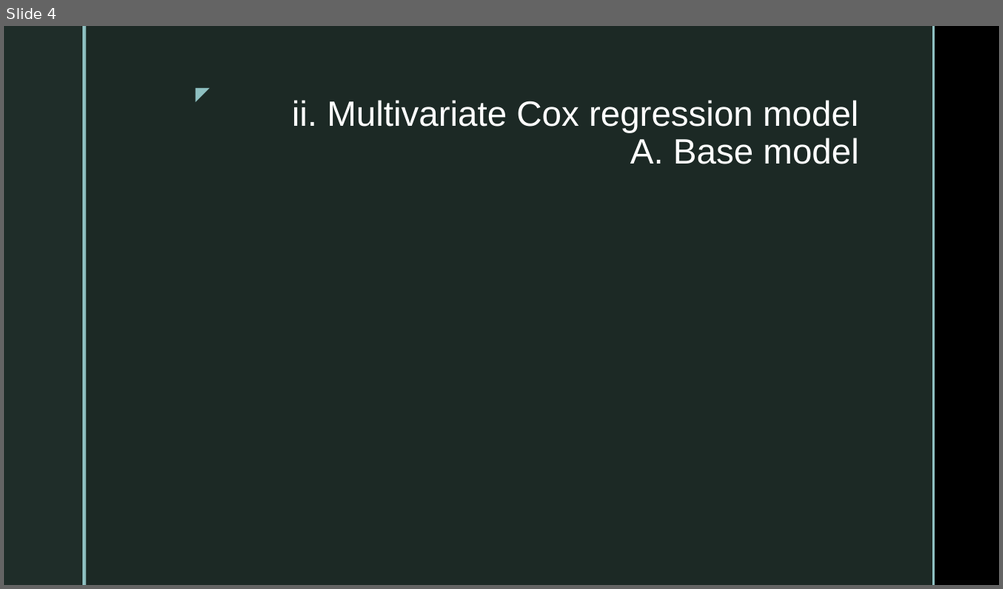
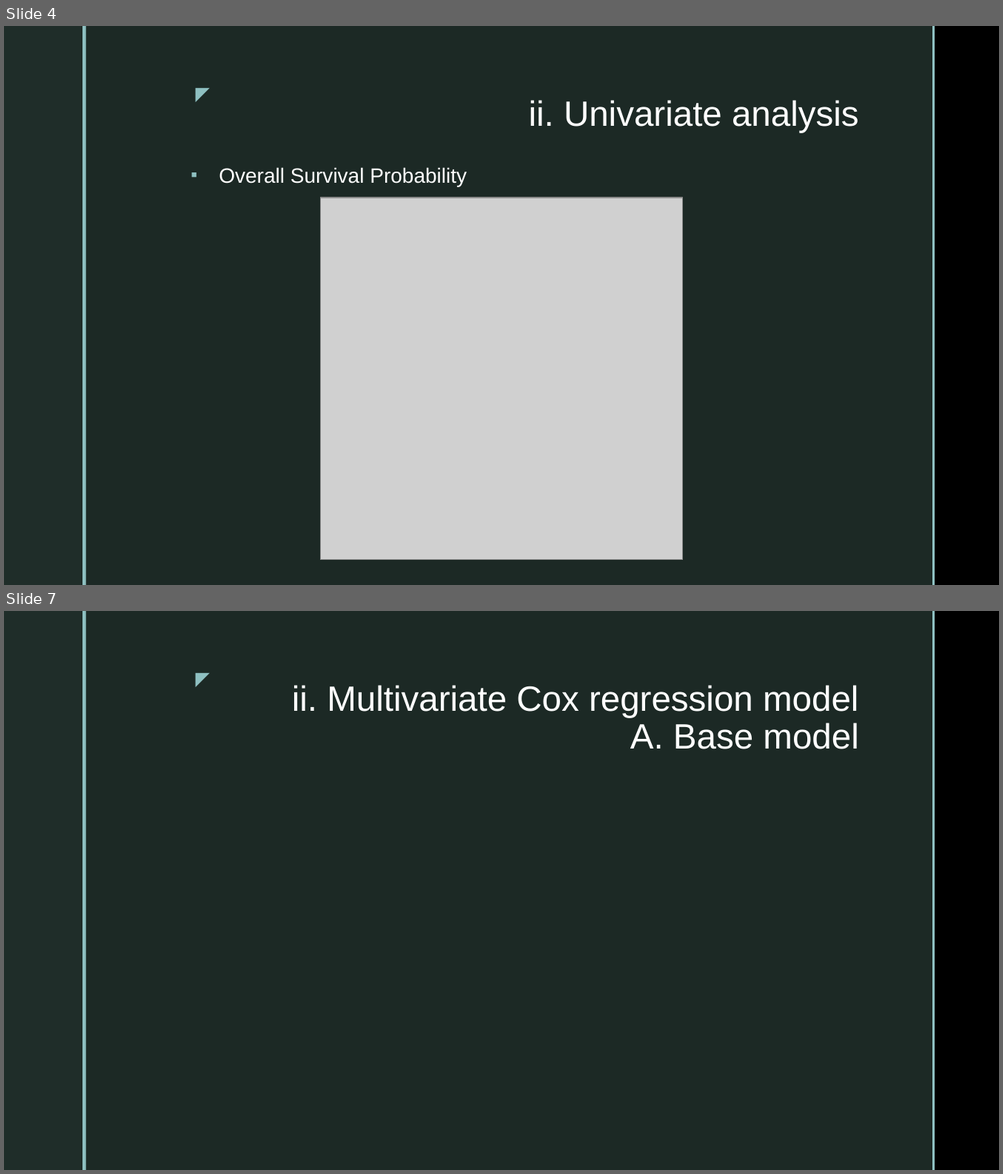
Before and after one commit to SebastianVeuskens/DSA-Project, a slide deck: presentation.pptx. Shown one above the other, each under a label of ours: slide 4 before the commit, slides 4 and 7 after it; the slides between them are not shown. The pictures are 1003x589 and 1003x1174 pixels, drawn with LibreOffice and Linux fonts; fonts in the diff are those of the drawing; grey boxes stand for pictures; background and template pictures are left out. Boxes give left, top, right and bottom in pixels: in the first picture for what was removed or moved away, otherwise in the second. Text is boxed around its words. In the diff, an @@ line names an element or a change of style, - is before the commit and + after.

Commit message:
updated script and presentation; added images folder'

```diff
--- a/presentation.pptx
+++ b/presentation.pptx
@@ slide 4 added at (4,26,999,585), background picture (left out); not listed: 5 template elements that a slide beside it also shows @@
@@ title added at (529,100,859,133), 34 pt, text #FFFFFF @@
+ii. Univariate analysis
@@ text added at (219,167,466,187), 20 pt, text #FFFFFF @@
+▪ Overall Survival Probability
@@ picture added at (320,198,683,560) @@
@@ what was slide 4 is now slide 7 @@
```
Also in this commit, not shown: 3 slides changed, 2 other slides added, 17 other files.
